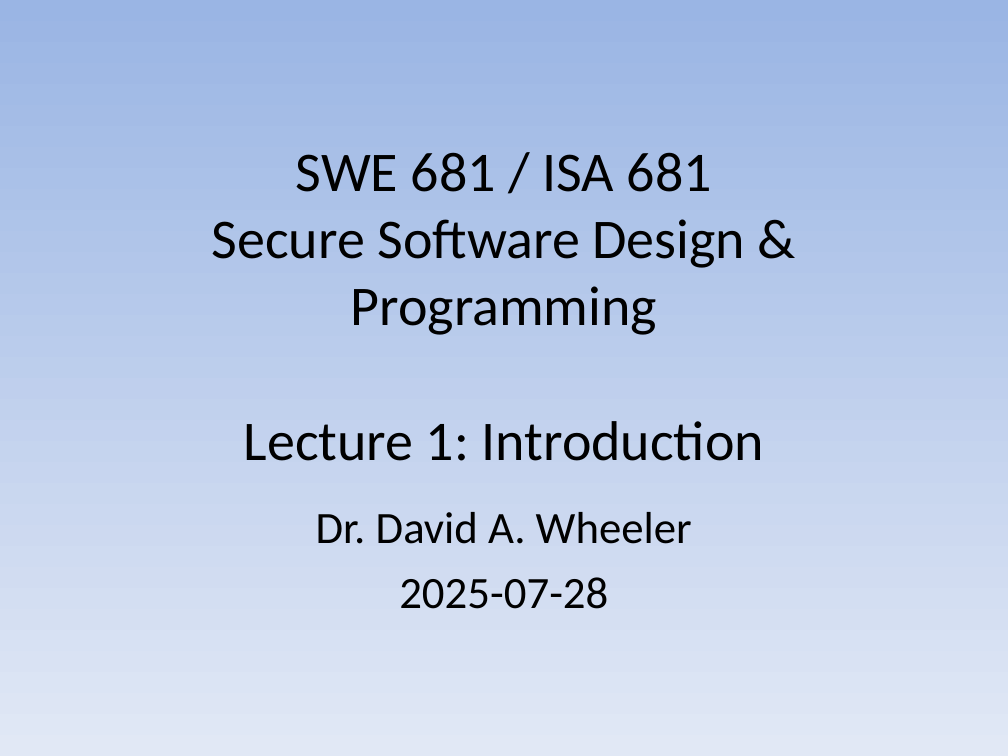
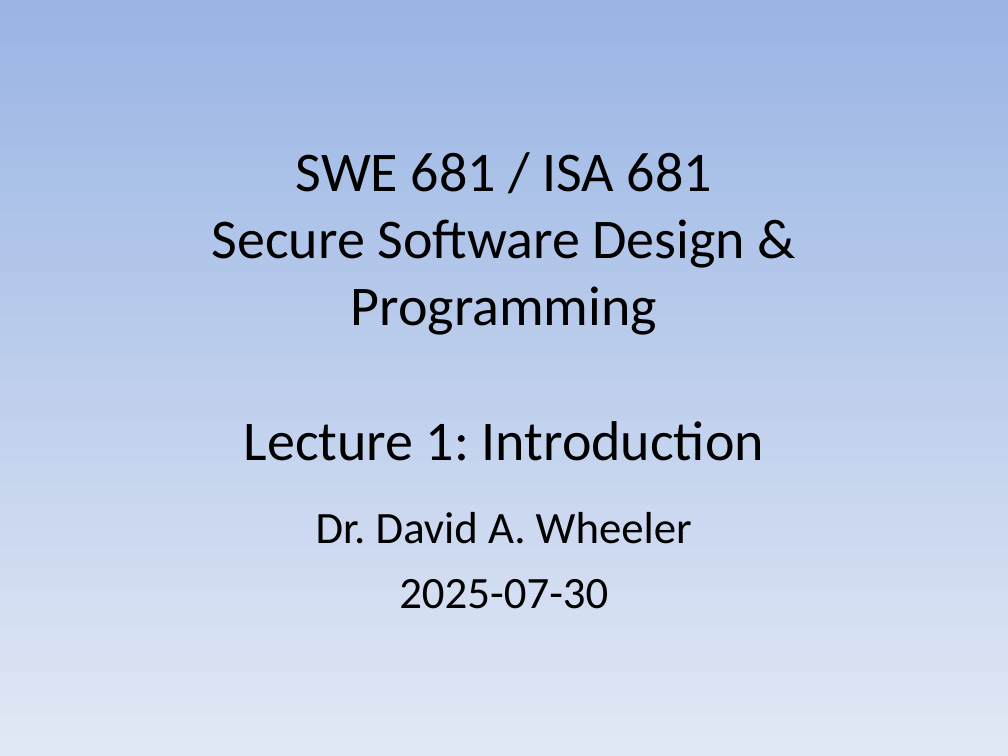
Before and after one commit to david-a-wheeler/david-a-wheeler.github.io, a slide deck: slide 1 of secure-class/presentations/Secure-Software-1-Introduction.ppt. Drawn at 1008x756 pixels with LibreOffice and Linux fonts; fonts in the diff are those of the drawing. Boxes give left, top, right and bottom in pixels: in the first picture for what was removed or moved away, otherwise in the second. Text is boxed around its words. In the diff, an @@ line names an element or a change of style, - is before the commit and + after.

```diff
--- a/secure-class/presentations/Secure-Software-1-Introduction.ppt
+++ b/secure-class/presentations/Secure-Software-1-Introduction.ppt
@@ subtitle at [399, 579, 608, 609]: text changed @@
-2025-07-28
+2025-07-30
```
Also in this commit, not shown: 3 other slides changed, 1 slide added.
